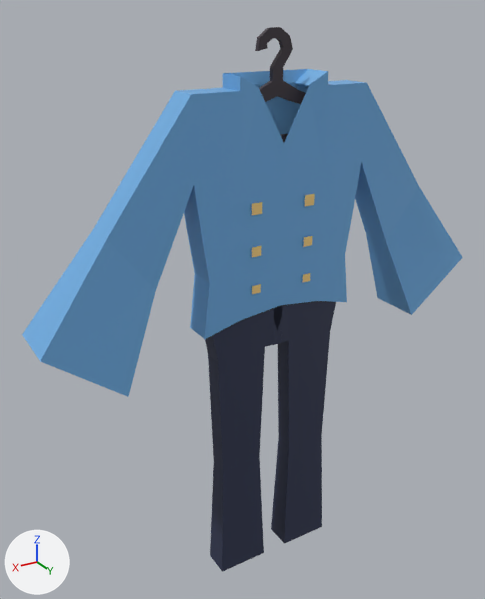
Two versions of the Blender file art/models/props/clothes/clothes.blend, one commit apart.
The view is the same before and after, from a 50 mm camera at (74.1, 111.1, 80.3) aimed at (4.3, -5.2, 22.1). The axes (+X, +Y, +Z) are drawn at lower left. The lights are the same throughout. The picture after the commit comes second.

Before the edit, the objects in view are built like this:
```python
mat_material = principled_material('Material')
mat_material.base_color = (0.162, 0.429, 0.784)  # blue #70afe5
me_cube_003 = bpy.data.meshes.new('Cube.003')
me_cube_003.from_pydata(...)  # 79 vertices, 70 faces; spans x 0.0..2.62, y -1.89..1.89, z -1.02..1.5
# faces by material slot: [67, 3]
me_cube_003.materials.append(mat_material)  # blue #70afe5
me_cube_003.materials.append(mat_material_001)  # beige #ffd987
me_cube_008 = bpy.data.meshes.new('Cube.008')
me_cube_008.from_pydata(...)  # 24 vertices, 20 faces; spans x -0.79..0.05, y -1.32..1.32, z -1.02..1.17
me_cube_008.materials.append(mat_material_009)  # dark blue #2e3550
me_cube_013 = bpy.data.meshes.new('Cube.013')
me_cube_013.from_pydata(...)  # 108 vertices, 108 faces; spans x -3.67..3.67, y -1.0..1.0, z -1.95..2.52
me_cube_013.materials.append(mat_material_008)  # dark grey #3e363e
ob_hanger1 = bpy.data.objects.new('hanger1', me_cube_013)
ob_hanger1.location = (0.0, 0.0, 65.1)
ob_hanger1.scale = (4.92, 0.545, 4.92)
ob_pants1 = bpy.data.objects.new('pants1', me_cube_008)
ob_pants1.location = (0.0, 0.0, -12.2)
ob_pants1.scale = (21.0, -2.33, 30.9)
_m = ob_pants1.modifiers.new('Mirror', 'MIRROR')
_m = ob_pants1.modifiers.new('Solidify', 'SOLIDIFY')
_m.thickness = 0.11
ob_shirt1 = bpy.data.objects.new('shirt1', me_cube_003)
ob_shirt1.location = (0.0, 0.0, 46.9)
ob_shirt1.scale = (-19.6, -3.21, -22.4)
_m = ob_shirt1.modifiers.new('Mirror', 'MIRROR')
_m.use_clip = True
_m = ob_shirt1.modifiers.new('Solidify', 'SOLIDIFY')
_m.thickness = 0.07
```
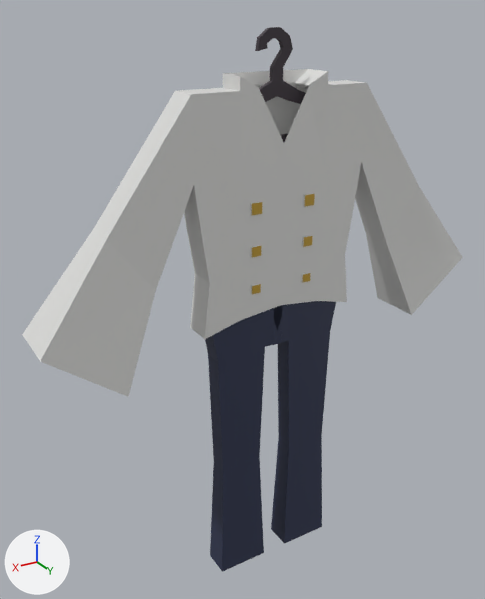
The change, as a list of edits to the scene's bpy script:
```text
Change mat_material:
    mat_material.base_color: (0.162, 0.429, 0.784) -> (0.738, 0.738, 0.723)  # blue #70afe5 -> light grey #dfdfdd
```

Pixel boxes (x1, y1, x2, y2) of what changed, in the pictures (485 x 599 px):
'shirt1', recoloured (blue to light grey): (22, 69, 463, 397) in both
